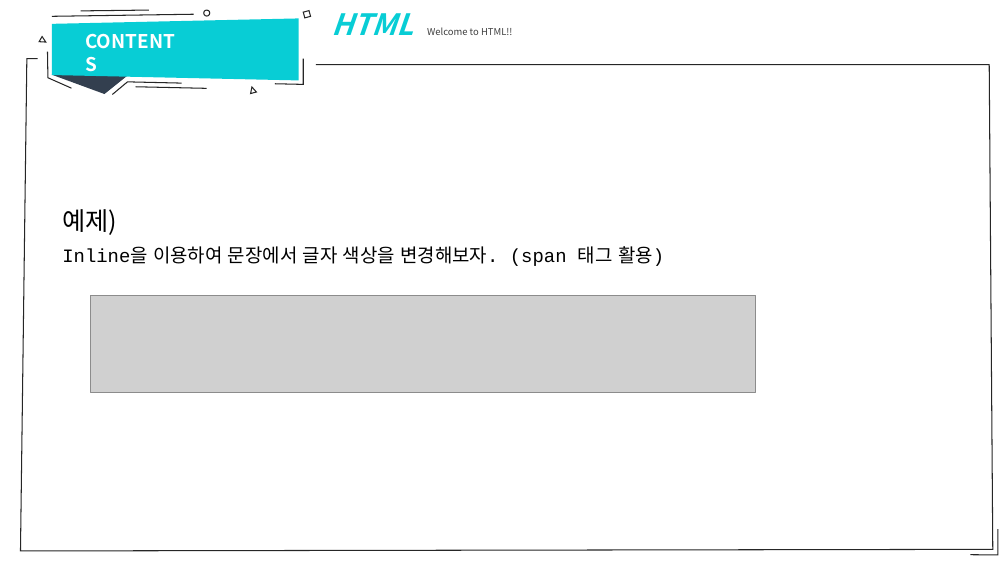
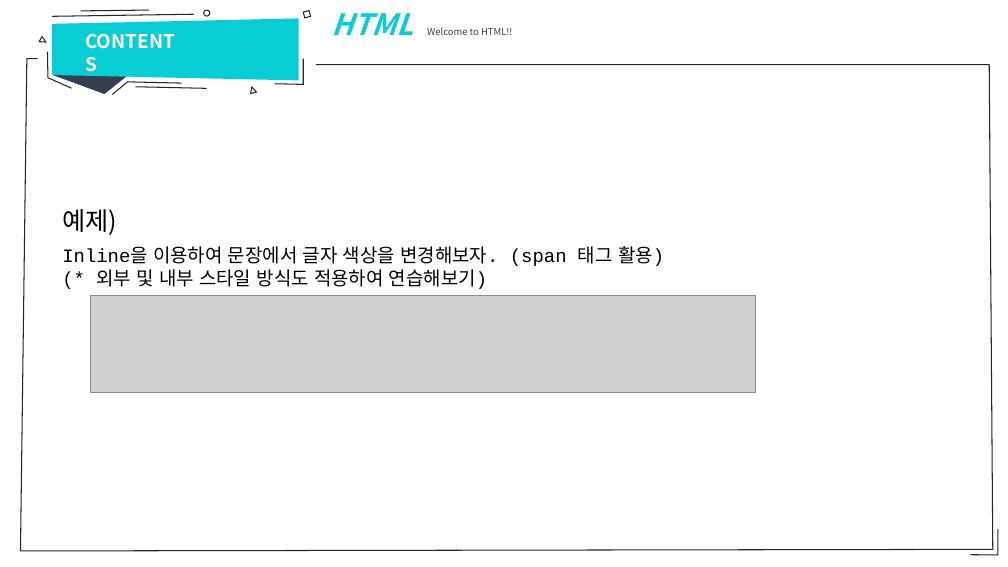
Before and after one commit to sumn-2020/lecture, a slide deck: slide 51 of 강의자료.pptx (slide 52 before the commit). Drawn at 1008x567 pixels with LibreOffice and Linux fonts; fonts in the diff are those of the drawing; grey boxes stand for pictures. Boxes give left, top, right and bottom in pixels: in the first picture for what was removed or moved away, otherwise in the second. Text is boxed around its words. In the diff, an @@ line names an element or a change of style, - is before the commit and + after.

```diff
--- a/강의자료.pptx
+++ b/강의자료.pptx
@@ text at [96,269,487,289]: paragraph added @@
+(* 외부 및 내부 스타일 방식도 적용하여 연습해보기)
```
Also in this commit, not shown: 38 other slides changed, 11 slides added, 5 slides removed, 6 other files.
